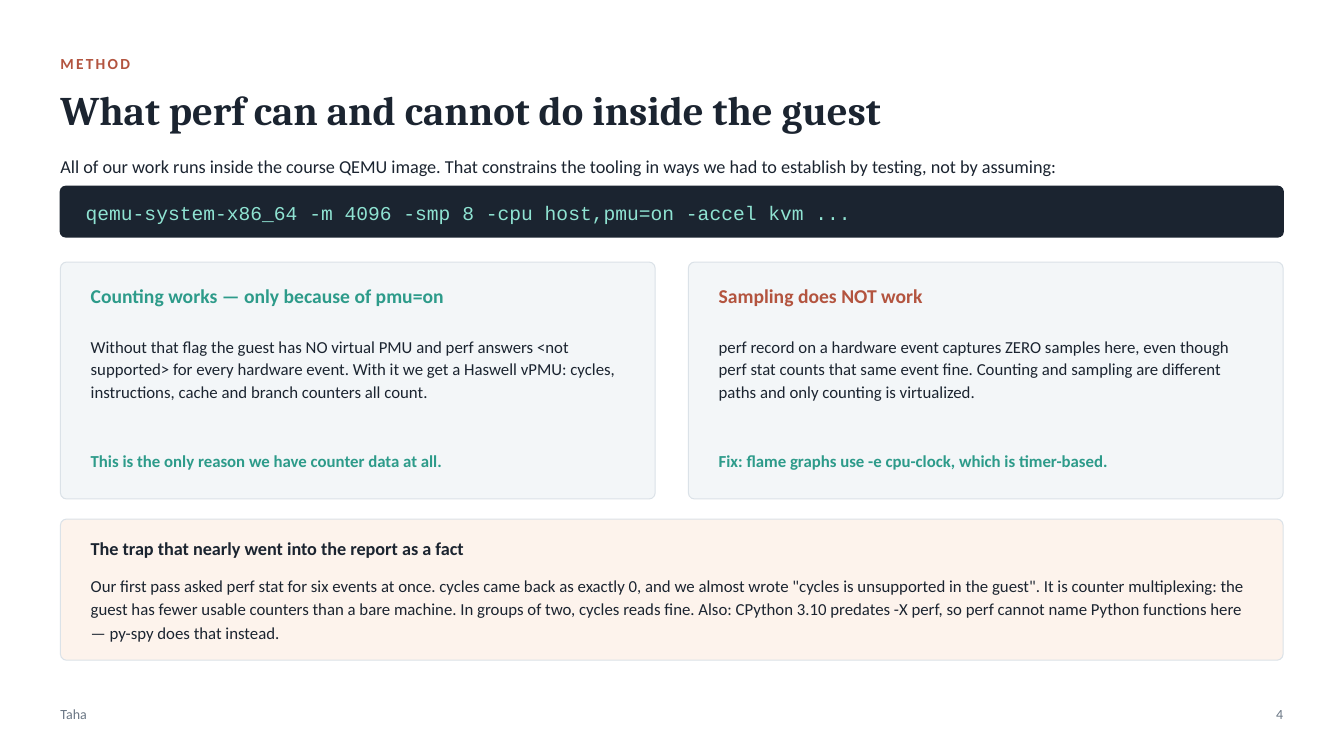
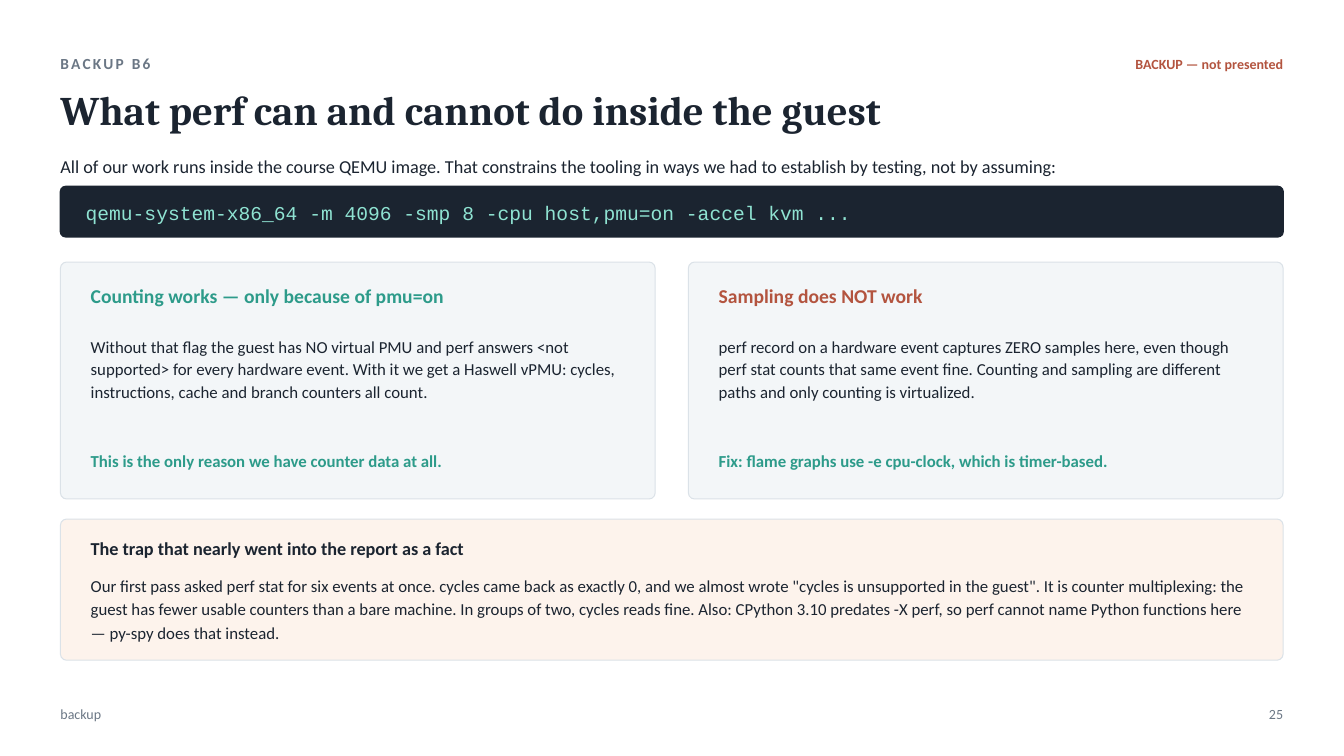
Before and after one commit to taha-tahaa/hwsw-codesign-project, a slide deck: slide 25 of presentation/HWSW_CoDesign_Final_Taha_Lana.pptx (slide 4 before the commit). Drawn at 1344x756 pixels with LibreOffice and Linux fonts; fonts in the diff are those of the drawing. Boxes give left, top, right and bottom in pixels: in the first picture for what was removed or moved away, otherwise in the second. Text is boxed around its words. In the diff, an @@ line names an element or a change of style, - is before the commit and + after.

```diff
--- a/presentation/HWSW_CoDesign_Final_Taha_Lana.pptx
+++ b/presentation/HWSW_CoDesign_Final_Taha_Lana.pptx
@@ text removed at bbox=[60, 59, 130, 69] @@
-METHOD
@@ text added at bbox=[60, 58, 151, 69], 11 pt, text #6B7785, bold @@
+BACKUP B6
@@ text added at bbox=[1135, 59, 1283, 71], 10 pt, text #B3543F, bold @@
+BACKUP — not presented
@@ text at bbox=[60, 709, 101, 721]: text changed @@
-Taha
+backup
@@ text at bbox=[1269, 710, 1283, 719]: text changed @@
-4
+25
```
Also in this commit, not shown: 20 other slides changed, 2 slides added, 4 slides removed, 2 other files.
